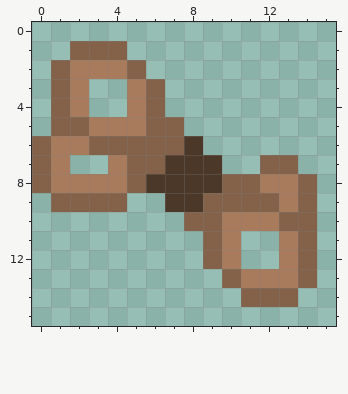
Edited in one commit: pixel-art sprite (img/items/others/dur_rope.png). The first picture shows the starting point.
The file is 32x32 pixels, drawn in blocks of 2x2; one block is one cell here.
Now the later version:
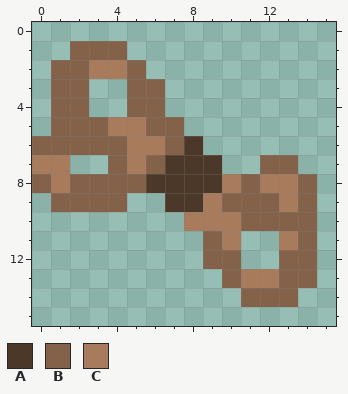
Palette (. is transparent): A #4b3829  B #836249  C #a77b5b
Changes in this commit:
@@ x 0..15 @@
  1 ..BBB...........
- 2 .BCCCB..........
- 3 .BC..CB.........
- 4 .BC..CB.........
- 5 .BBCCCBB........
- 6 BCCBBBBBA.......
- 7 BC..CBBAAA..BB..
- 8 BCCCCBAAAABBCCB.
- 9 .BBBB..AABBBBCB.
-10 ........BBCCCBB.
+ 2 .BBCCB..........
+ 3 .BB..BB.........
+ 4 .BB..BB.........
+ 5 .BBBCCBB........
+ 6 BBBBBCCBA.......
+ 7 CC..BCBAAA..BB..
+ 8 BCBBBBAAAACBCCB.
+ 9 .BBBB..AACBBBCB.
+10 ........CCCBBBB.
 11 .........BC..CB.
-12 .........BC..CB.
-13 ..........BCCCB.
+12 .........BB..BB.
+13 ..........BCCBB.
 14 ...........BBB..
Boxes around the changes in both pictures, in picture pixels (x1, y1, x2, y2):
changed: (32, 60, 298, 288)
